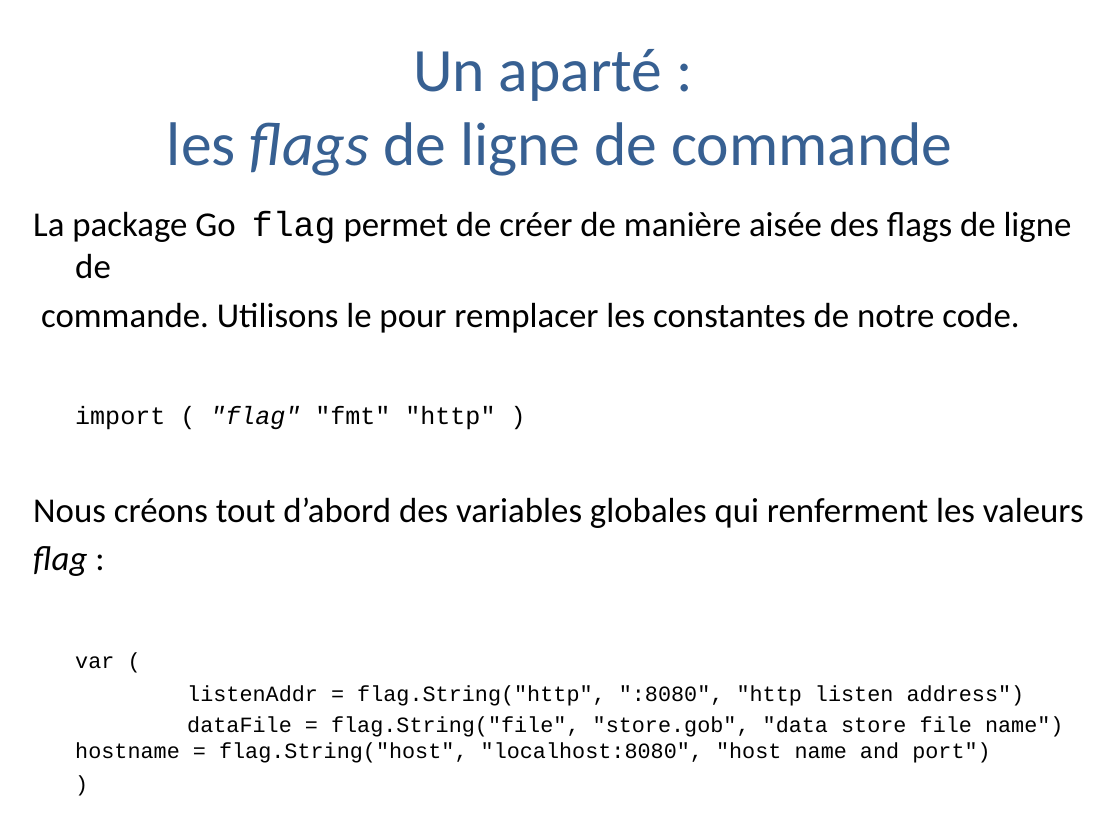
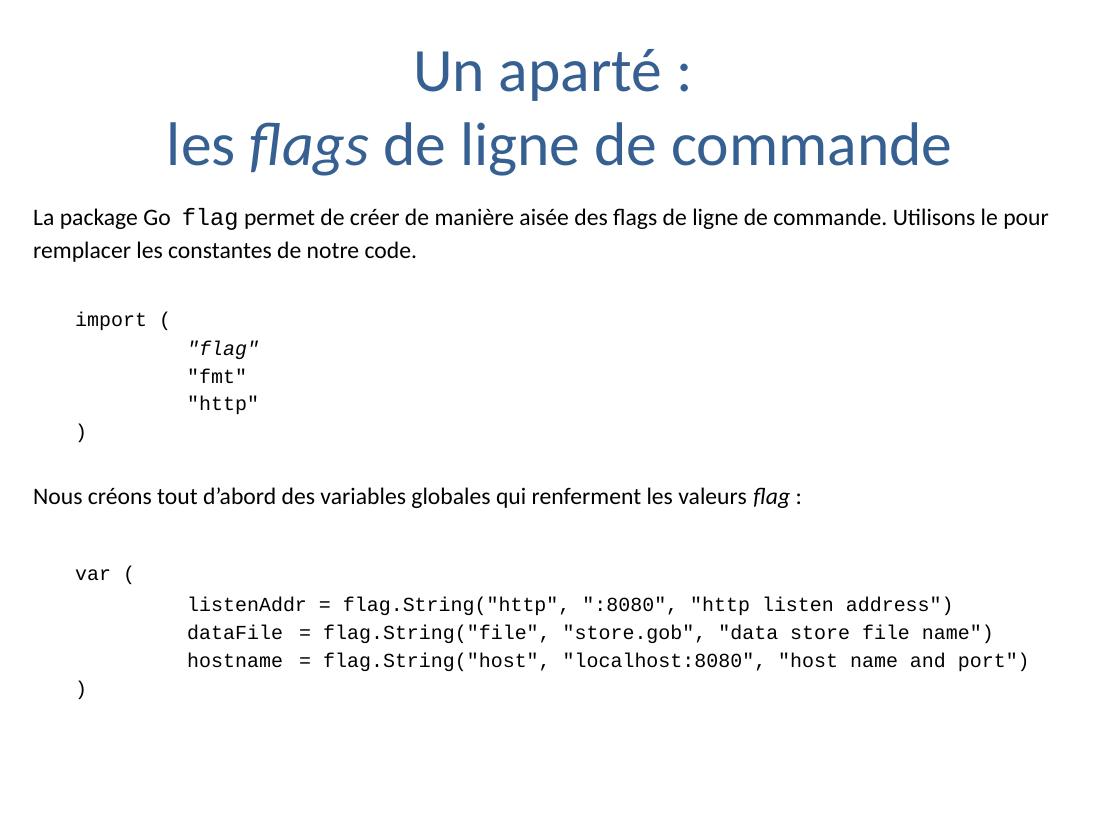
Before and after one commit to trash-anger/golang-france, a slide deck: slide 38 of Go-documentation/cours-general/Pratique de la programmation en go.pptx. Drawn at 1120x840 pixels with LibreOffice and Linux fonts; fonts in the diff are those of the drawing; background and template pictures are left out. Boxes give left, top, right and bottom in pixels: in the first picture for what was removed or moved away, otherwise in the second. Text is boxed around its words. In the diff, an @@ line names an element or a change of style, - is before the commit and + after.

```diff
--- a/Go-documentation/cours-general/Pratique de la programmation en go.pptx
+++ b/Go-documentation/cours-general/Pratique de la programmation en go.pptx
@@ text at bbox=[33, 208, 1049, 508]: text changed; size 22.4 to 15.2 pt @@
-La package Go flag permet de créer de manière aisée des flags de ligne de
-commande. Utilisons le pour remplacer les constantes de notre code.
-import ( "flag" "fmt" "http" )
-Nous créons tout d’abord des variables globales qui renferment les valeurs
-flag :
+La package Go flag permet de créer de manière aisée des flags de ligne de commande. Utilisons le pour
+remplacer les constantes de notre code.
+import (
+"flag"
+"fmt"
+"http"
+)
+Nous créons tout d’abord des variables globales qui renferment les valeurs flag :
@@ text at bbox=[75, 569, 954, 615]: size 14 to 12.8 pt in "var (", "listenAddr = flag.String("http", ":8080", "http listen addre ...", ")" @@
@@ text at bbox=[187, 625, 1030, 671]: text changed; size 14 to 12.8 pt @@
-dataFile = flag.String("file", "store.gob", "data store file name") hostname = flag.String("host", "localhost:8080", "host name and port")
+dataFile = flag.String("file", "store.gob", "data store file name")
+hostname = flag.String("host", "localhost:8080", "host name and port")
```
Also in this commit, not shown: 21 slides added, 1 other file.
